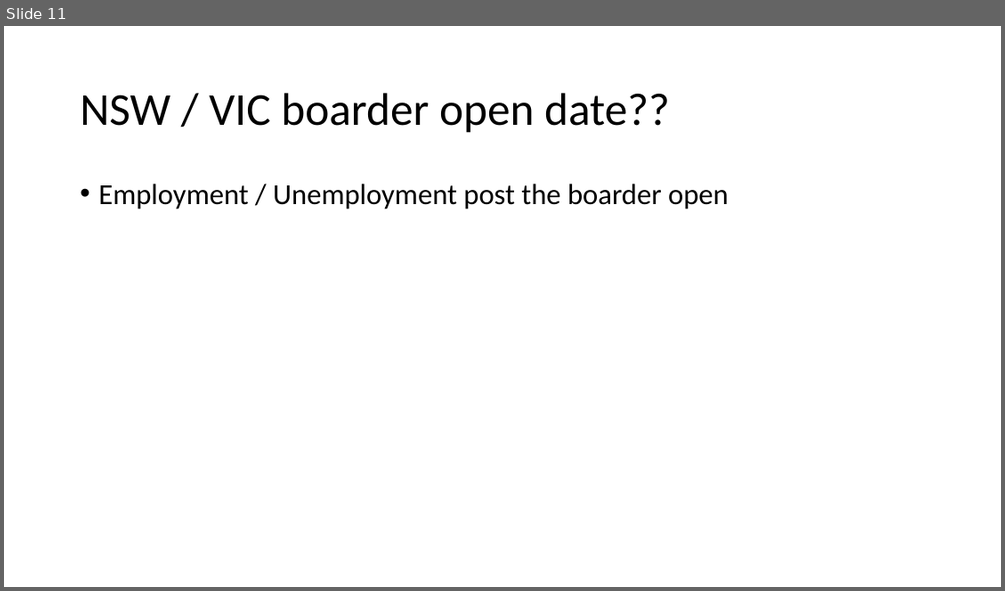
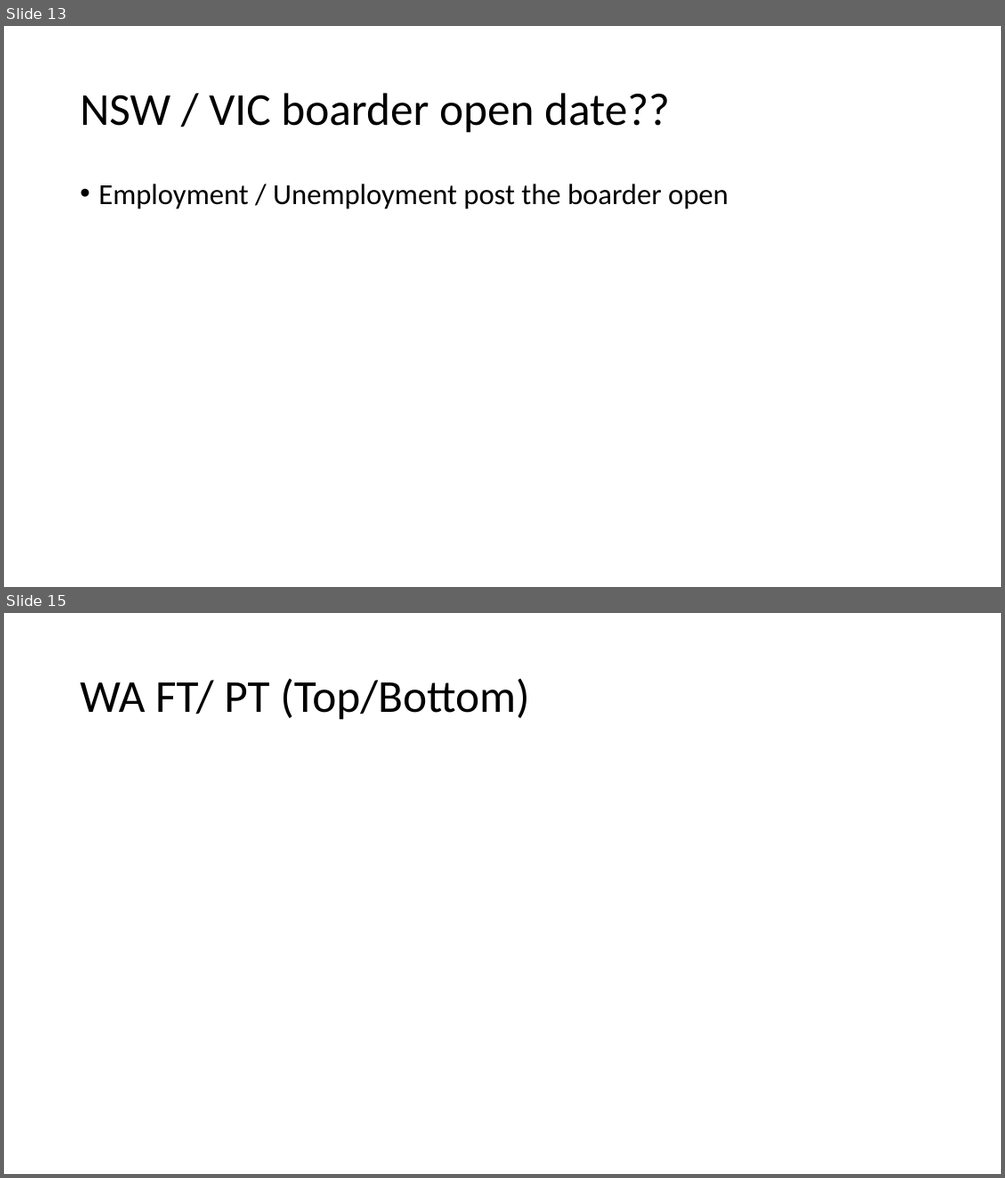
Before and after one commit to CarmenK2/GroupProject1, a slide deck: Presentation_ppt.pptx. Shown one above the other, each under a label of ours: slide 11 before the commit, slides 13 and 15 after it; the slides between them are not shown. The pictures are 1005x591 and 1005x1178 pixels, drawn with LibreOffice and Linux fonts; fonts in the diff are those of the drawing. Boxes give left, top, right and bottom in pixels: in the first picture for what was removed or moved away, otherwise in the second. Text is boxed around its words. In the diff, an @@ line names an element or a change of style, - is before the commit and + after.

```diff
--- a/Presentation_ppt.pptx
+++ b/Presentation_ppt.pptx
@@ slide 15 added at [4,613,1001,1174], background #FFFFFF @@
@@ title added at [80,678,529,720], 44 pt, text #000000 @@
+WA FT/ PT (Top/Bottom)
@@ what was slide 11 is now slide 13 @@
```
Also in this commit, not shown: 3 slides changed, 7 other slides added, 6 slides removed, 2 other files.
